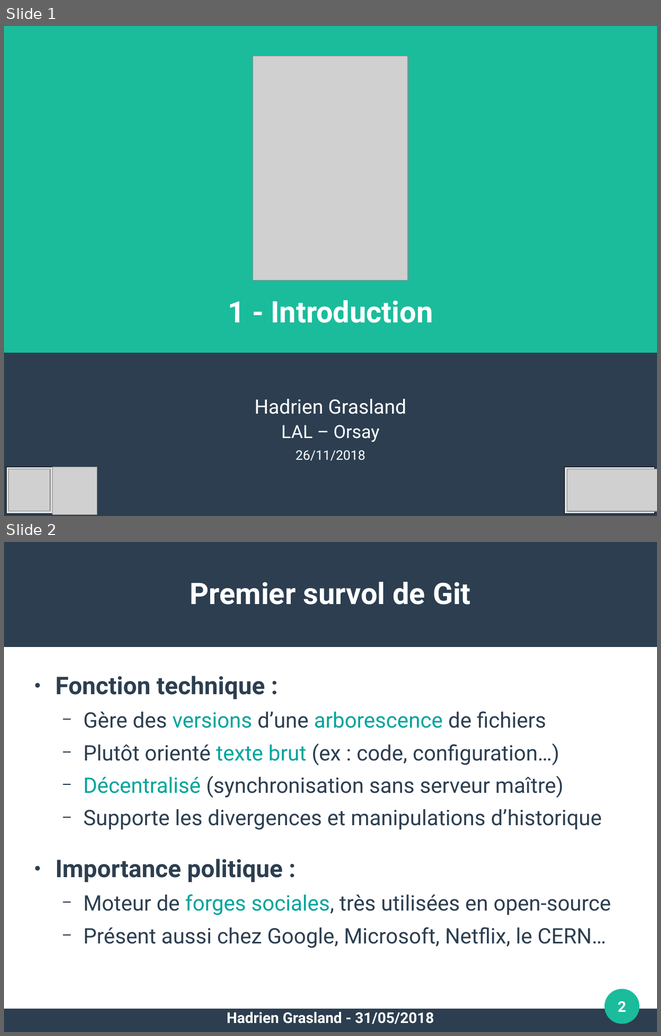
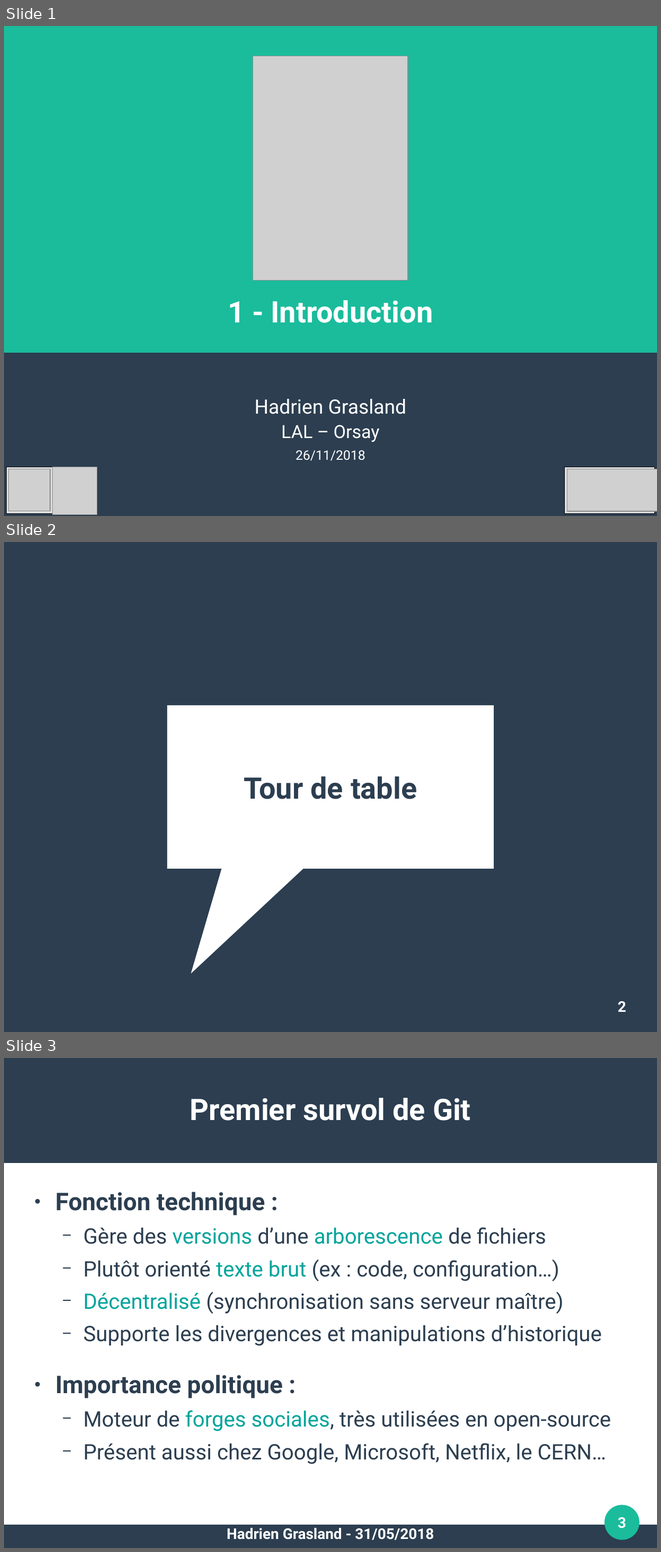
Before and after one commit to pushou/formation-git, a slide deck: 1-Introduction.odp. Shown one above the other, each under a label of ours: slides 1 and 2 before the commit, slides 1, 2 and 3 after it. The pictures are 661x1036 and 661x1552 pixels, drawn with LibreOffice and Linux fonts; fonts in the diff are those of the drawing; grey boxes stand for pictures. Boxes give left, top, right and bottom in pixels: in the first picture for what was removed or moved away, otherwise in the second. Text is boxed around its words. In the diff, an @@ line names an element or a change of style, - is before the commit and + after.

```diff
--- a/1-Introduction.odp
+++ b/1-Introduction.odp
@@ slide 2 added at <box>4,542,657,1032</box>, background #2C3E50 @@
@@ speech box added at <box>168,706,494,869</box>, fill #FFFFFF @@
@@ title added at <box>244,776,417,799</box>, 36 pt, text #2C3E50, bold @@
+Tour de table
@@ page number added at <box>618,1001,626,1012</box>, 18 pt, text #FFFFFF, bold @@
+2
@@ what was slide 2 is now slide 3 @@
@@ page number at <box>618,1517,626,1528</box>: text changed @@
-2
+3
```
Also in this commit, not shown: 1 other slide added, 1 other file.
